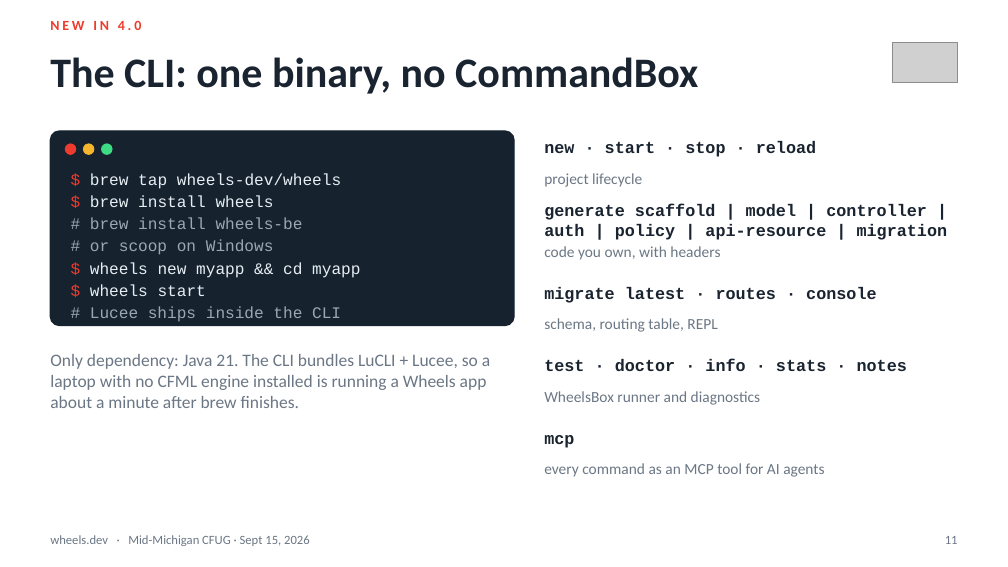
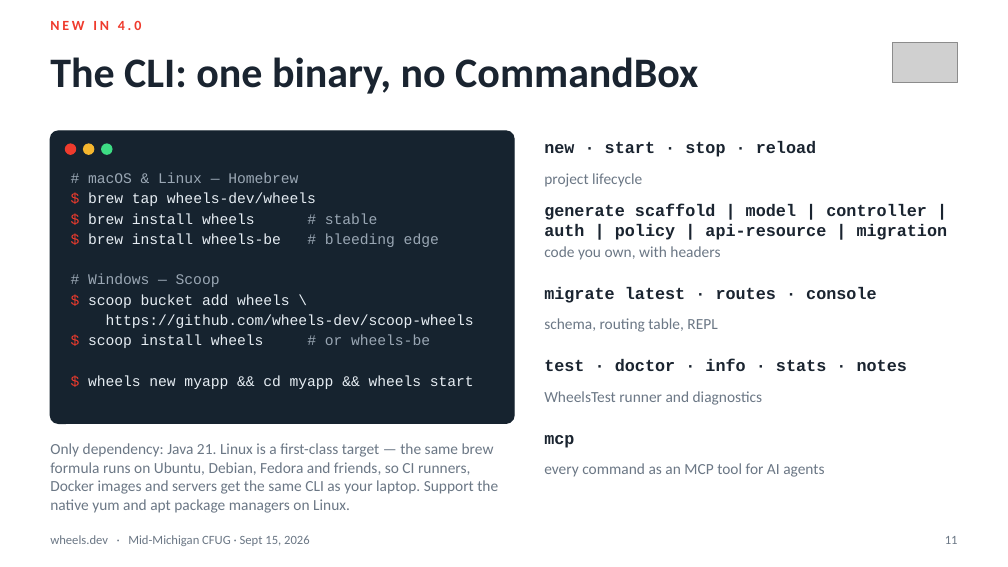
Before and after one commit to cfwheels/cfwheels, a slide deck: slide 11 of docs/presentations/cfug-2026-09-15/wheels-rails-style-cfml-mmcfug-2026-09-15.pptx. Drawn at 1008x567 pixels with LibreOffice and Linux fonts; fonts in the diff are those of the drawing; grey boxes stand for pictures. Boxes give left, top, right and bottom in pixels: in the first picture for what was removed or moved away, otherwise in the second. Text is boxed around its words. In the diff, an @@ line names an element or a change of style, - is before the commit and + after.

Commit message:
Update wheels-rails-style-cfml-mmcfug-2026-09-15.pptx
presentation

```diff
--- a/docs/presentations/cfug-2026-09-15/wheels-rails-style-cfml-mmcfug-2026-09-15.pptx
+++ b/docs/presentations/cfug-2026-09-15/wheels-rails-style-cfml-mmcfug-2026-09-15.pptx
@@ rounded rectangle: place and size @@
-rounded rectangle at [50,131,514,326]
+rounded rectangle at [50,131,514,423]
@@ rounded rectangle at [50,131,514,423]: proportions changed @@
@@ text at [88,172,298,183]: paragraph added @@
+# macOS & Linux — Homebrew
@@ text at [88,193,316,206]: size 11.5 to 10.5 pt in "$ brew tap wheels-dev/wheels" @@
@@ text at [88,213,474,389]: text changed; size 11.5 to 10.5 pt; text colour #9AA7B4 to #E6EDF3 @@
-$ brew install wheels
-# brew install wheels-be
-# or scoop on Windows
-$ wheels new myapp && cd myapp
-$ wheels start
-# Lucee ships inside the CLI
+$ brew install wheels # stable
+$ brew install wheels-be # bleeding edge
+# Windows — Scoop
+$ scoop bucket add wheels \
+https://github.com/wheels-dev/scoop-wheels
+$ scoop install wheels # or wheels-be
+$ wheels new myapp && cd myapp && wheels start
@@ text at [544,391,763,405]: text changed @@
-WheelsBox runner and diagnostics
+WheelsTest runner and diagnostics
@@ text at [50,443,498,513]: text changed; size 12.5 to 11 pt @@
-Only dependency: Java 21. The CLI bundles LuCLI + Lucee, so a laptop with no CFML engine installed is running a Wheels app about a minute after brew finishes.
+Only dependency: Java 21. Linux is a first-class target — the same brew formula runs on Ubuntu, Debian, Fedora and friends, so CI runners, Docker images and servers get the same CLI as your laptop. Support the native yum and apt package managers on Linux.
```
Also in this commit, not shown: 22 other slides changed.
